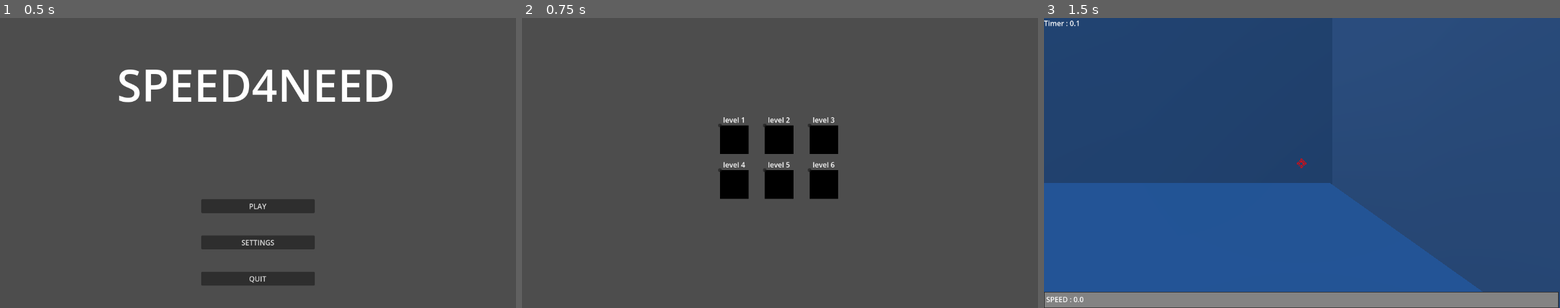
Above: before the commit, frames 1-3 (left to right).
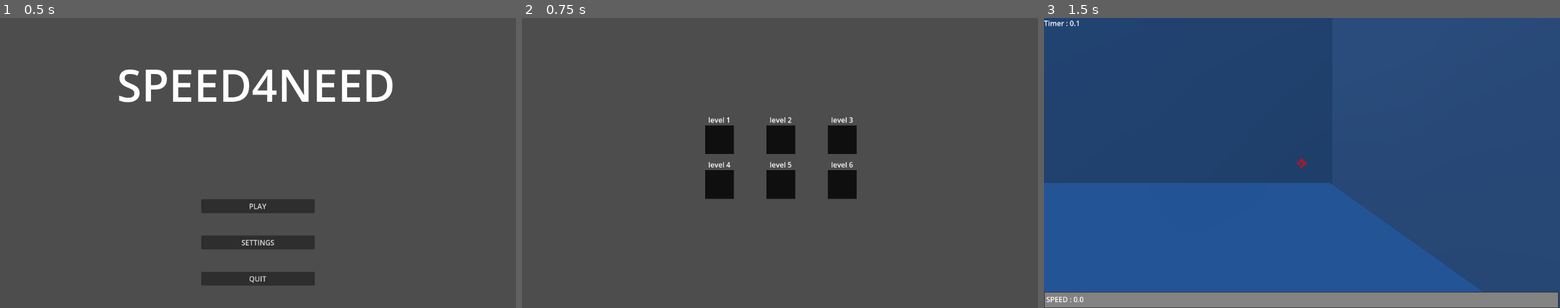
Above: after the commit, the same moments.

Repository: Lilianbazantay/Speed4Need
Game: Godot game, scene res://scenes/MainMenu/MainMenu.tscn
Same seed, same stepped clock (60 frames per second), same inputs: the game is played once before the commit and once after it. The engine's default icon, where the game draws it, is replaced by a stand-in: a white triangle on a blue panel in a dark square.
Inputs (mouse positions are in pixels of both pictures, inside the frame that each line leads up to):
- Up to frame 1 (0.5 s): no input
- Up to frame 2 (0.75 s): click "PLAY" at 0.5 s
- Up to frame 3 (1.5 s): click (1240, 125) at 1.27 s

Frame 1 is identical in both runs. In frame 2, 3.2% of the frame differs, in the area x 35-65%, y 34-63%; in frame 3, nothing differs.

Commit message:
refactor(level_select): cleanup level grid

Diff:
--- a/scenes/level_select/level_icon.tscn
+++ b/scenes/level_select/level_icon.tscn
@@ -13,7 +13,6 @@
 
 [node name="WorldIcon" type="Control" unique_id=1552134196]
 layout_mode = 3
-anchors_preset = 0
 offset_right = 64.0
 offset_bottom = 64.0
 pivot_offset_ratio = Vector2(32, 32)
@@ -35,11 +34,7 @@
 [node name="Button" type="Button" parent="." unique_id=1757868600]
 clip_contents = true
 layout_mode = 1
-anchors_preset = 15
-anchor_right = 1.0
-anchor_bottom = 1.0
-grow_horizontal = 2
-grow_vertical = 2
-metadata/_edit_use_anchors_ = true
+offset_right = 64.0
+offset_bottom = 64.0
 
 [connection signal="pressed" from="Button" to="." method="_on_button_pressed"]
--- a/scenes/level_select/level_select.gd
+++ b/scenes/level_select/level_select.gd
@@ -1,7 +1,7 @@
 extends Control
 class_name LevelSelect
 
-@onready var current_level: LevelIcon = $HBoxContainer/GridContainer/LevelIcon
+@onready var current_level: LevelIcon = $GridContainer/LevelIcon
 
 func _ready() -> void:
 	$PlayerIcon.global_position = current_level.global_position
--- a/scenes/level_select/level_select.tscn
+++ b/scenes/level_select/level_select.tscn
@@ -6,11 +6,9 @@
 
 [node name="LevelSelect" type="Control" unique_id=548847070]
 layout_mode = 3
-anchors_preset = 8
-anchor_left = 0.5
-anchor_top = 0.5
-anchor_right = 0.5
-anchor_bottom = 0.5
+anchors_preset = 15
+anchor_right = 1.0
+anchor_bottom = 1.0
 grow_horizontal = 2
 grow_vertical = 2
 script = ExtResource("1_jsq2b")
@@ -18,70 +16,65 @@
 [node name="PlayerIcon" parent="." unique_id=735070891 instance=ExtResource("3_yhcoq")]
 layout_mode = 1
 
-[node name="HBoxContainer" type="HBoxContainer" parent="." unique_id=1250738661]
+[node name="GridContainer" type="GridContainer" parent="." unique_id=108116020]
 layout_mode = 1
 anchors_preset = 8
 anchor_left = 0.5
 anchor_top = 0.5
 anchor_right = 0.5
 anchor_bottom = 0.5
-offset_left = -134.0
+offset_left = -167.0
 offset_top = -84.0
-offset_right = 134.0
-offset_bottom = 84.0
+offset_right = 240.0
+offset_bottom = 196.0
 grow_horizontal = 2
 grow_vertical = 2
-theme_override_constants/separation = 100
-metadata/_edit_use_anchors_ = true
+size_flags_horizontal = 4
+theme_override_constants/v_separation = 100
+columns = 3
 
-[node name="GridContainer" type="GridContainer" parent="HBoxContainer" unique_id=108116020]
+[node name="LevelIcon" parent="GridContainer" unique_id=1552134196 node_paths=PackedStringArray("next_down", "next_right") instance=ExtResource("2_06eje")]
 layout_mode = 2
-theme_override_constants/v_separation = 100
-
-[node name="LevelIcon" parent="HBoxContainer/GridContainer" unique_id=1552134196 node_paths=PackedStringArray("next_down", "next_right") instance=ExtResource("2_06eje")]
-layout_mode = 2
+size_flags_horizontal = 2
 level_index = 1
 scene_path = "uid://cvbco5oubjo8"
 next_down = NodePath("../LevelIcon4")
-next_right = NodePath("../../GridContainer2/LevelIcon2")
+next_right = NodePath("../LevelIcon2")
 
-[node name="LevelIcon4" parent="HBoxContainer/GridContainer" unique_id=2008233529 node_paths=PackedStringArray("next_up", "next_right") instance=ExtResource("2_06eje")]
+[node name="LevelIcon2" parent="GridContainer" unique_id=205646348 node_paths=PackedStringArray("next_down", "next_left", "next_right") instance=ExtResource("2_06eje")]
 layout_mode = 2
-level_index = 4
-next_up = NodePath("../LevelIcon")
-next_right = NodePath("../../GridContainer2/LevelIcon5")
-
-[node name="GridContainer2" type="GridContainer" parent="HBoxContainer" unique_id=580701652]
-layout_mode = 2
-theme_override_constants/v_separation = 100
-
-[node name="LevelIcon2" parent="HBoxContainer/GridContainer2" unique_id=205646348 node_paths=PackedStringArray("next_down", "next_left", "next_right") instance=ExtResource("2_06eje")]
-layout_mode = 2
+size_flags_horizontal = 2
 level_index = 2
 scene_path = "uid://b6od7uc6xc6vb"
 next_down = NodePath("../LevelIcon5")
-next_left = NodePath("../../GridContainer/LevelIcon")
-next_right = NodePath("../../GridContainer3/LevelIcon3")
+next_left = NodePath("../LevelIcon")
+next_right = NodePath("../LevelIcon3")
 
-[node name="LevelIcon5" parent="HBoxContainer/GridContainer2" unique_id=466600180 node_paths=PackedStringArray("next_up", "next_left", "next_right") instance=ExtResource("2_06eje")]
+[node name="LevelIcon3" parent="GridContainer" unique_id=1405662643 node_paths=PackedStringArray("next_down", "next_left") instance=ExtResource("2_06eje")]
 layout_mode = 2
+size_flags_horizontal = 2
+level_index = 3
+next_down = NodePath("../LevelIcon6")
+next_left = NodePath("../LevelIcon2")
+
+[node name="LevelIcon4" parent="GridContainer" unique_id=2008233529 node_paths=PackedStringArray("next_up", "next_right") instance=ExtResource("2_06eje")]
+layout_mode = 2
+size_flags_horizontal = 2
+level_index = 4
+next_up = NodePath("../LevelIcon")
+next_right = NodePath("../LevelIcon5")
+
+[node name="LevelIcon5" parent="GridContainer" unique_id=466600180 node_paths=PackedStringArray("next_up", "next_left", "next_right") instance=ExtResource("2_06eje")]
+layout_mode = 2
+size_flags_horizontal = 2
 level_index = 5
 next_up = NodePath("../LevelIcon2")
-next_left = NodePath("../../GridContainer/LevelIcon4")
-next_right = NodePath("../../GridContainer3/LevelIcon6")
+next_left = NodePath("../LevelIcon4")
+next_right = NodePath("../LevelIcon6")
 
-[node name="GridContainer3" type="GridContainer" parent="HBoxContainer" unique_id=2088960182]
+[node name="LevelIcon6" parent="GridContainer" unique_id=943180301 node_paths=PackedStringArray("next_up", "next_left") instance=ExtResource("2_06eje")]
 layout_mode = 2
-theme_override_constants/v_separation = 100
-
-[node name="LevelIcon3" parent="HBoxContainer/GridContainer3" unique_id=1405662643 node_paths=PackedStringArray("next_down", "next_left") instance=ExtResource("2_06eje")]
-layout_mode = 2
-level_index = 3
-next_down = NodePath("../LevelIcon6")
-next_left = NodePath("../../GridContainer2/LevelIcon2")
-
-[node name="LevelIcon6" parent="HBoxContainer/GridContainer3" unique_id=943180301 node_paths=PackedStringArray("next_up", "next_left") instance=ExtResource("2_06eje")]
-layout_mode = 2
+size_flags_horizontal = 2
 level_index = 6
 next_up = NodePath("../LevelIcon3")
-next_left = NodePath("../../GridContainer2/LevelIcon5")
+next_left = NodePath("../LevelIcon5")
